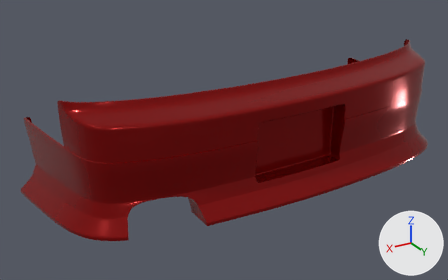
One commit to the glTF model content/cars/nissan_rs13/rearbumper_dmax.glb: the scene before it, then after it.
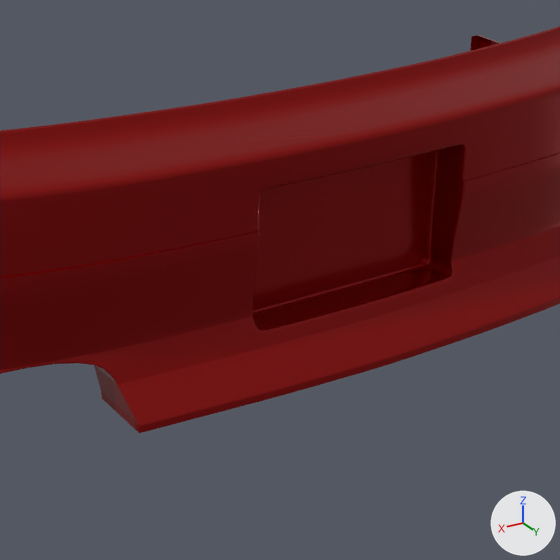
Each version is shown whole from a camera (50 mm lens) standing at (1.331, 3.964, 1.121) and looking at (0.13, 1.962, 0.12), then close up on the part from 33% to 86% of the width and 15% to 100% of the height. Arrows for +X, +Y and +Z are at lower right; the lights stay in place. Where no turn or scale is listed for an object, it has been applied to the vertices.

Objects in the first close-up: 'Bumper'.
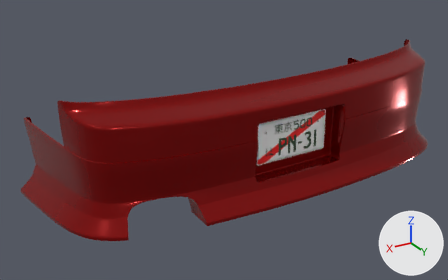
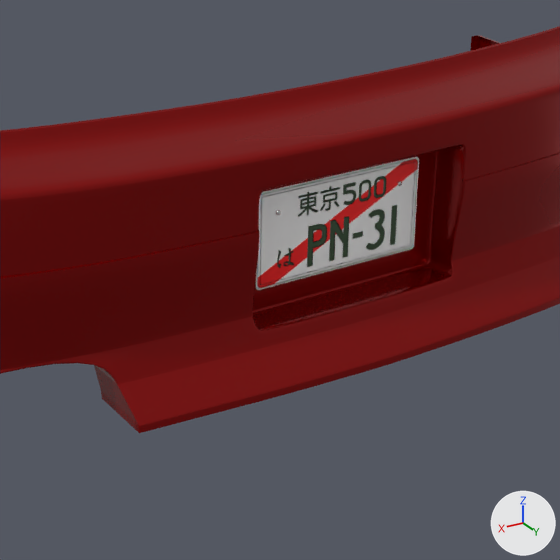
Commit message: Adding of a license plate on rear bumpers for nissan_rs13

Location of each change, [x1, y1, x2, y2] in pixels of the close-ups (560 x 560 px):
'Plate', added: after [256, 157, 419, 290]
'Screws', added: after [275, 181, 402, 215]

Diff of the bpy script that builds the scene:
```diff
--- a/content/cars/nissan_rs13/rearbumper_dmax.glb.py
+++ b/content/cars/nissan_rs13/rearbumper_dmax.glb.py
@@ img_norma @@
+img_norma = load_image('norma', '_unpacked/norma', 798, 413, 'Non-Color')
@@ img_plate_red @@
+img_plate_red = load_image('plate_red', '_unpacked/plate_red', 798, 413, 'sRGB')
@@ mat_chrome @@
+mat_chrome = bpy.data.materials.new('Chrome')
+# nodes: BsdfPrincipled, Mix, OutputMaterial, VertexColor
+# colours: white #e7e7e7
@@ mat_license_plate_001 @@
+mat_license_plate_001 = bpy.data.materials.new('license_plate.001')
+# uses the picture img_norma
+# uses the picture img_plate_red
@@ me_screws @@
+me_screws.from_pydata(...)  # 58 vertices, 88 faces; spans x -0.124..0.124, y 2.231..2.235, z 0.246..0.254
+me_screws.materials.append(mat_chrome)
@@ me_plate @@
+me_plate.from_pydata(...)  # 48 vertices, 92 faces; spans x -0.159..0.159, y -0.002..0.001, z -0.082..0.082
+me_plate.materials.append(mat_license_plate_001)
@@ ob_screws @@
+ob_screws = bpy.data.objects.new('Screws', me_screws)
+ob_screws.location = (0.0, 0.011, 0.0)
@@ ob_plate @@
+ob_plate = bpy.data.objects.new('Plate', me_plate)
+ob_plate.location = (0.0, 2.243, 0.208)
```
